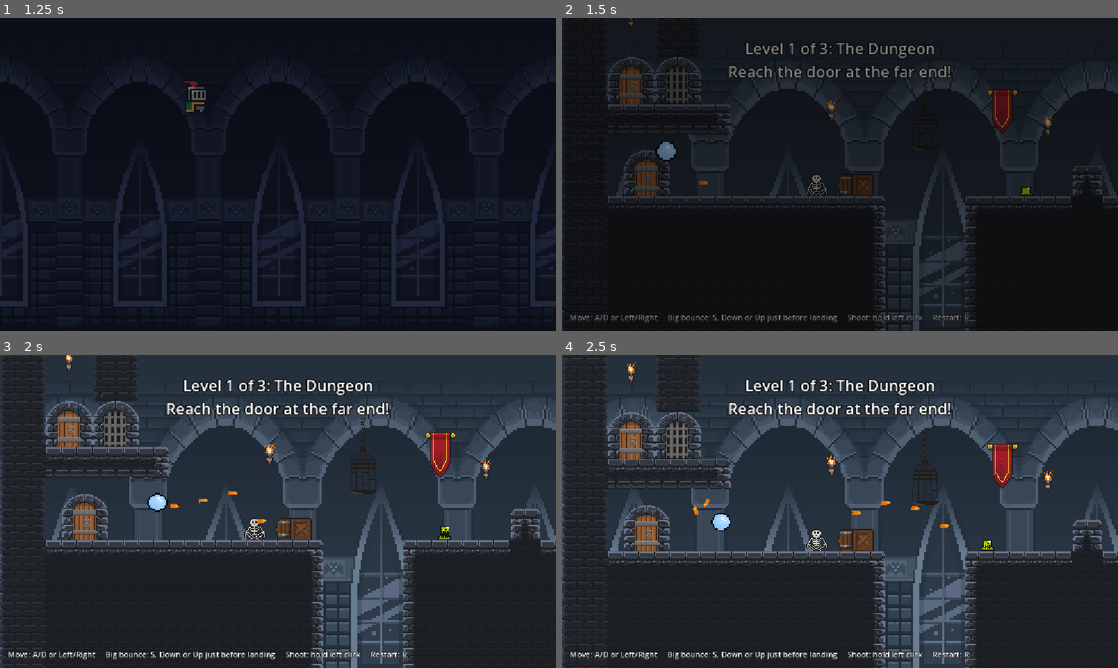
Above: before the commit, frames 1-4 (two rows, left to right).
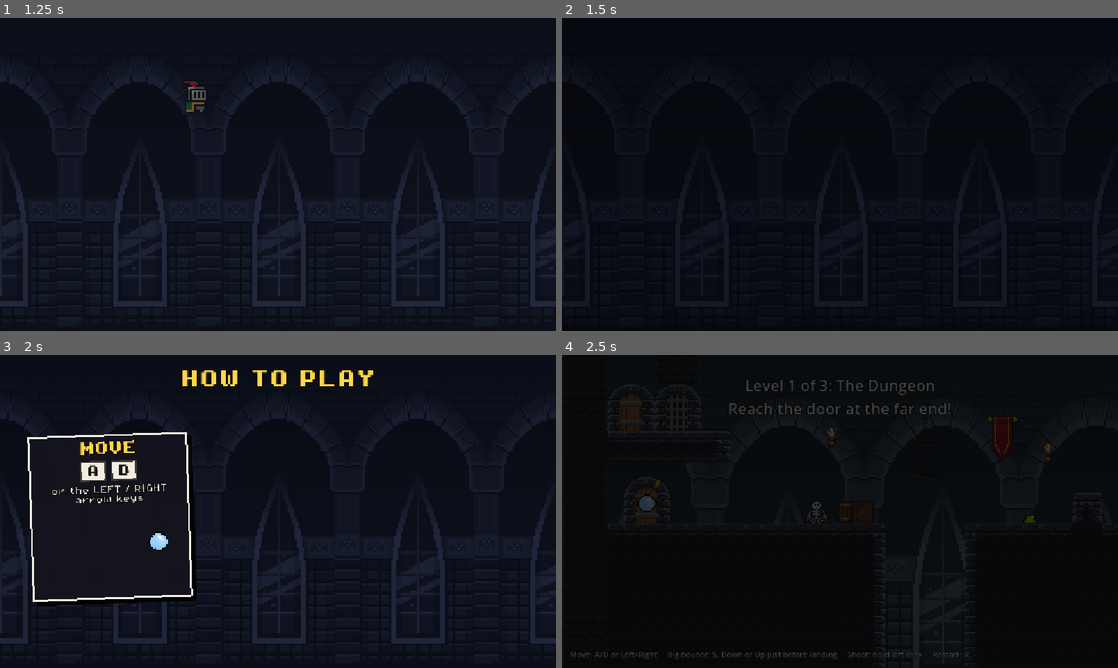
Above: after the commit, the same moments.

Repository: Romerobankai/haven-game
Game: Godot game, scene res://menu.tscn
Same seed, same stepped clock (60 frames per second), same inputs: the game is played once before the commit and once after it.
Inputs (mouse positions are in pixels of both pictures, inside the frame that each line leads up to):
- Up to frame 1 (1.25 s): click "Play" at 0.5 s
- Up to frame 2 (1.5 s): tap Enter at 1.25 s; move the mouse to (962, 158) at 1.27 s; press the mouse at (962, 158) at 1.28 s; hold D (move_right) from 1.28 s (still down)
- Up to frame 3 (2 s): keep holding D (move_right)
- Up to frame 4 (2.5 s): release D (move_right) at 2 s; release the mouse at (962, 495) at 2 s; tap S (bounce_high) at 2 s; drag from (728, 527) to (678, 423) at 2.02 s

Frame 1 is identical in both runs. In frame 2, 15% of the frame differs, in the area x 0-100%, y 0-100%; in frame 3, 59%; in frame 4, 87%.

Commit message:
Add how to play screen

Diff:
--- /dev/null
+++ b/controls.gd
@@ -0,0 +1,267 @@
+extends Control
+# "How to play": three quick comic panels shown after the story, before level 1.
+# Any key or click skips the pop-in animation; the next one starts the game.
+
+const NEXT_SCENE := "res://main.tscn"
+const GOLD := Color(1, 0.84, 0.29)
+const CREAM := Color(0.95, 0.93, 0.88)
+const FONT := preload("res://fonts/PixelOperator8.ttf")
+const BOLD := preload("res://fonts/PixelOperator8-Bold.ttf")
+const BG := preload("res://sprites/castle_bg.png")
+const BALL := preload("res://sprites/ball_9.png")
+const BULLET := preload("res://New Piskel-1.png (1).png")
+const BALL_REGION := Rect2(384, 336, 224, 208)
+const BALL_SCALE := Vector2(0.1875, 0.1875)
+const PANEL_SIZE := Vector2(320, 330)
+
+var title: Label
+var panels: Array[Control] = []
+var footer: Label
+var fade: ColorRect
+var s_key: Control
+var intro_tween: Tween
+var shown := false
+var leaving := false
+
+func _ready() -> void:
+	texture_filter = CanvasItem.TEXTURE_FILTER_NEAREST
+
+	var bg := TextureRect.new()
+	bg.texture = BG
+	bg.modulate = Color(0.3, 0.3, 0.4)
+	bg.expand_mode = TextureRect.EXPAND_IGNORE_SIZE
+	bg.stretch_mode = TextureRect.STRETCH_KEEP_ASPECT_COVERED
+	bg.mouse_filter = Control.MOUSE_FILTER_IGNORE
+	add_child(bg)
+	bg.set_anchors_and_offsets_preset(Control.PRESET_FULL_RECT)
+
+	title = make_label("HOW TO PLAY", BOLD, 40, GOLD)
+	add_child(title)
+	title.set_anchors_and_offsets_preset(Control.PRESET_TOP_WIDE)
+	title.offset_top = 24.0
+	title.offset_bottom = 76.0
+
+	var row := HBoxContainer.new()
+	row.alignment = BoxContainer.ALIGNMENT_CENTER
+	row.add_theme_constant_override("separation", 28)
+	row.mouse_filter = Control.MOUSE_FILTER_IGNORE
+	add_child(row)
+	row.set_anchors_and_offsets_preset(Control.PRESET_FULL_RECT)
+	row.offset_top = 92.0
+	row.offset_bottom = -70.0
+
+	var move := make_panel(row, "MOVE", ["A", "D"], "or the LEFT / RIGHT\narrow keys", -2.0)
+	var bounce := make_panel(row, "BIG BOUNCE!", ["S"], "Tap S right BEFORE you\nhit the ground!\n(DOWN / UP work too)", 1.5)
+	var shoot := make_panel(row, "SHOOT", ["HOLD LEFT CLICK"], "Shoots wherever your\nmouse is pointing", -1.0)
+	demo_move(move.get_meta("demo"))
+	demo_bounce(bounce.get_meta("demo"))
+	demo_shoot(shoot.get_meta("demo"))
+
+	footer = make_label("R = restart a room          Press any key to start!", FONT, 16, CREAM)
+	add_child(footer)
+	footer.set_anchors_and_offsets_preset(Control.PRESET_BOTTOM_WIDE)
+	footer.offset_top = -52.0
+	footer.offset_bottom = -24.0
+	footer.modulate.a = 0.0
+
+	fade = ColorRect.new()
+	fade.color = Color.BLACK
+	fade.mouse_filter = Control.MOUSE_FILTER_IGNORE
+	add_child(fade)
+	fade.set_anchors_and_offsets_preset(Control.PRESET_FULL_RECT)
+	create_tween().tween_property(fade, "color:a", 0.0, 0.3)
+
+	# comic pop-in: title, then each panel, bam bam bam
+	title.pivot_offset = title.size / 2.0
+	title.scale = Vector2.ZERO
+	for p in panels:
+		p.scale = Vector2.ZERO
+	intro_tween = create_tween()
+	intro_tween.tween_interval(0.2)
+	intro_tween.tween_property(title, "scale", Vector2.ONE, 0.25).set_trans(Tween.TRANS_BACK).set_ease(Tween.EASE_OUT)
+	for p in panels:
+		intro_tween.tween_callback(Sfx.play.bind("text"))
+		intro_tween.tween_property(p, "scale", Vector2.ONE, 0.3).set_trans(Tween.TRANS_BACK).set_ease(Tween.EASE_OUT)
+	intro_tween.tween_callback(show_footer)
+
+func show_footer() -> void:
+	shown = true
+	title.scale = Vector2.ONE
+	for p in panels:
+		p.scale = Vector2.ONE
+	var blink := create_tween().set_loops()
+	blink.tween_property(footer, "modulate:a", 1.0, 0.5)
+	blink.tween_property(footer, "modulate:a", 0.3, 0.5)
+
+func _input(event: InputEvent) -> void:
+	var pressed: bool = (event is InputEventKey and event.pressed and not event.echo) \
+		or (event is InputEventMouseButton and event.pressed)
+	if not pressed or leaving:
+		return
+	get_viewport().set_input_as_handled()
+	if not shown:
+		intro_tween.kill()
+		show_footer()
+		return
+	leaving = true
+	Sfx.play("pickup")
+	var tween := create_tween()
+	tween.tween_property(fade, "color:a", 1.0, 0.3)
+	tween.tween_callback(get_tree().change_scene_to_file.bind(NEXT_SCENE))
+
+# ---------------------------------------------------------------- building blocks
+
+func make_label(text: String, font: Font, size: int, color: Color) -> Label:
+	var label := Label.new()
+	label.text = text
+	label.add_theme_font_override("font", font)
+	label.add_theme_font_size_override("font_size", size)
+	label.add_theme_color_override("font_color", color)
+	label.add_theme_color_override("font_outline_color", Color.BLACK)
+	label.add_theme_constant_override("outline_size", 6)
+	label.horizontal_alignment = HORIZONTAL_ALIGNMENT_CENTER
+	label.vertical_alignment = VERTICAL_ALIGNMENT_CENTER
+	label.mouse_filter = Control.MOUSE_FILTER_IGNORE
+	return label
+
+# a comic panel: thick border, drop shadow, a little tilt
+func make_panel(row: Control, header: String, keys: Array, caption: String, tilt: float) -> Control:
+	var holder := Control.new()   # the row lays out the holder; the panel inside can tilt and pop freely
+	holder.custom_minimum_size = PANEL_SIZE
+	holder.size_flags_vertical = Control.SIZE_SHRINK_CENTER
+	holder.mouse_filter = Control.MOUSE_FILTER_IGNORE
+	row.add_child(holder)
+
+	var panel := PanelContainer.new()
+	var style := StyleBoxFlat.new()
+	style.bg_color = Color(0.08, 0.08, 0.12, 0.96)
+	style.set_border_width_all(4)
+	style.border_color = CREAM
+	style.shadow_color = Color(0, 0, 0, 0.85)
+	style.shadow_size = 1
+	style.shadow_offset = Vector2(8, 8)
+	style.set_content_margin_all(14)
+	panel.add_theme_stylebox_override("panel", style)
+	panel.mouse_filter = Control.MOUSE_FILTER_IGNORE
+	panel.size = PANEL_SIZE
+	panel.pivot_offset = PANEL_SIZE / 2.0
+	panel.rotation_degrees = tilt
+	holder.add_child(panel)
+	panels.append(panel)
+
+	var box := VBoxContainer.new()
+	box.add_theme_constant_override("separation", 10)
+	panel.add_child(box)
+	box.add_child(make_label(header, BOLD, 28, GOLD))
+
+	var keys_row := HBoxContainer.new()
+	keys_row.alignment = BoxContainer.ALIGNMENT_CENTER
+	keys_row.add_theme_constant_override("separation", 10)
+	box.add_child(keys_row)
+	for k in keys:
+		var cap := make_key(k)
+		keys_row.add_child(cap)
+		if k == "S":
+			s_key = cap
+
+	box.add_child(make_label(caption, FONT, 16, CREAM))
+	var area := Control.new()
+	area.custom_minimum_size = Vector2(290, 130)
+	area.clip_contents = true
+	area.mouse_filter = Control.MOUSE_FILTER_IGNORE
+	box.add_child(area)
+	holder.set_meta("demo", area)
+	return holder
+
+# a keyboard key drawn as a light box with a dark letter
+func make_key(text: String) -> Control:
+	var cap := PanelContainer.new()
+	var style := StyleBoxFlat.new()
+	style.bg_color = CREAM
+	style.set_border_width_all(3)
+	style.border_color = Color(0.25, 0.22, 0.2)
+	style.set_content_margin_all(8)
+	style.content_margin_left = 14
+	style.content_margin_right = 14
+	cap.add_theme_stylebox_override("panel", style)
+	cap.mouse_filter = Control.MOUSE_FILTER_IGNORE
+	var label := Label.new()
+	label.text = text
+	label.add_theme_font_override("font", BOLD)
+	label.add_theme_font_size_override("font_size", 24 if text.length() <= 2 else 16)
+	label.add_theme_color_override("font_color", Color(0.1, 0.08, 0.06))
+	label.horizontal_alignment = HORIZONTAL_ALIGNMENT_CENTER
+	cap.add_child(label)
+	return cap
+
+func make_ball(pos: Vector2) -> Sprite2D:
+	var ball := Sprite2D.new()
+	ball.texture = BALL
+	ball.region_enabled = true
+	ball.region_rect = BALL_REGION
+	ball.scale = BALL_SCALE
+	ball.position = pos
+	return ball
+
+# ---------------------------------------------------------------- little looping demos
+
+func demo_move(area: Control) -> void:
+	var ball := make_ball(Vector2(145, 70))
+	area.add_child(ball)
+	var t := create_tween().set_loops()
+	t.tween_property(ball, "position:x", 245.0, 0.6).set_trans(Tween.TRANS_SINE).set_ease(Tween.EASE_IN_OUT)
+	t.tween_property(ball, "position:x", 45.0, 1.2).set_trans(Tween.TRANS_SINE).set_ease(Tween.EASE_IN_OUT)
+	t.tween_property(ball, "position:x", 145.0, 0.6).set_trans(Tween.TRANS_SINE).set_ease(Tween.EASE_IN_OUT)
+
+func demo_bounce(area: Control) -> void:
+	var ground := ColorRect.new()
+	ground.color = CREAM
+	ground.position = Vector2(35, 122)
+	ground.size = Vector2(220, 3)
+	ground.mouse_filter = Control.MOUSE_FILTER_IGNORE
+	area.add_child(ground)
+	var ball := make_ball(Vector2(110, 101))
+	area.add_child(ball)
+	var boing := make_label("BOING!", BOLD, 24, GOLD)
+	area.add_child(boing)
+	boing.position = Vector2(150, 30)
+	boing.size = Vector2(130, 34)
+	boing.pivot_offset = boing.size / 2.0
+	boing.rotation_degrees = -8.0
+	boing.scale = Vector2.ZERO
+	var t := create_tween().set_loops()
+	# two small bounces...
+	for i in 2:
+		t.tween_property(ball, "position:y", 62.0, 0.28).set_trans(Tween.TRANS_QUAD).set_ease(Tween.EASE_OUT)
+		if i == 1:
+			t.tween_callback(press_s)   # ...tap S on the way down...
+		t.tween_property(ball, "position:y", 101.0, 0.28).set_trans(Tween.TRANS_QUAD).set_ease(Tween.EASE_IN)
+	# ...and BOING!
+	t.tween_property(ball, "position:y", 6.0, 0.45).set_trans(Tween.TRANS_QUAD).set_ease(Tween.EASE_OUT)
+	t.parallel().tween_property(boing, "scale", Vector2.ONE, 0.25).set_trans(Tween.TRANS_BACK).set_ease(Tween.EASE_OUT)
+	t.tween_property(ball, "position:y", 101.0, 0.45).set_trans(Tween.TRANS_QUAD).set_ease(Tween.EASE_IN)
+	t.parallel().tween_property(boing, "scale", Vector2.ZERO, 0.2).set_delay(0.25)
+	t.tween_interval(0.3)
+
+func press_s() -> void:
+	if s_key == null:
+		return
+	s_key.modulate = Color(2.2, 1.7, 0.5)
+	create_tween().tween_property(s_key, "modulate", Color.WHITE, 0.45)
+
+func demo_shoot(area: Control) -> void:
+	area.add_child(make_ball(Vector2(55, 70)))
+	var t := create_tween().set_loops()
+	t.tween_callback(fire.bind(area))
+	t.tween_interval(0.3)
+
+func fire(area: Control) -> void:
+	var bullet := Sprite2D.new()
+	bullet.texture = BULLET
+	bullet.scale = Vector2(0.75, 0.75)
+	bullet.offset = Vector2(1.5, 3.5)
+	bullet.position = Vector2(85, 70)
+	area.add_child(bullet)
+	var t := bullet.create_tween()
+	t.tween_property(bullet, "position:x", 300.0, 0.45)
+	t.tween_callback(bullet.queue_free)
--- /dev/null
+++ b/controls.tscn
@@ -0,0 +1,13 @@
+[gd_scene format=3]
+
+[ext_resource type="Script" path="res://controls.gd" id="1_controls"]
+
+[node name="Controls" type="Control"]
+layout_mode = 3
+anchors_preset = 15
+anchor_right = 1.0
+anchor_bottom = 1.0
+grow_horizontal = 2
+grow_vertical = 2
+mouse_filter = 2
+script = ExtResource("1_controls")
--- a/intro.gd
+++ b/intro.gd
@@ -14,7 +14,7 @@
 const PAUSE_SENTENCE := 0.6  # after . ! ?
 const PAUSE_LINE := 0.35     # after a line break
 
-const GAME_SCENE := "res://main.tscn"
+const GAME_SCENE := "res://controls.tscn"   # the quick how-to-play screen, then level 1
 const KNIGHT_SCALE := Vector2(4, 4)
 const BALL_SCALE := Vector2(0.25, 0.25)
 
Not shown, changed: export_presets.cfg
